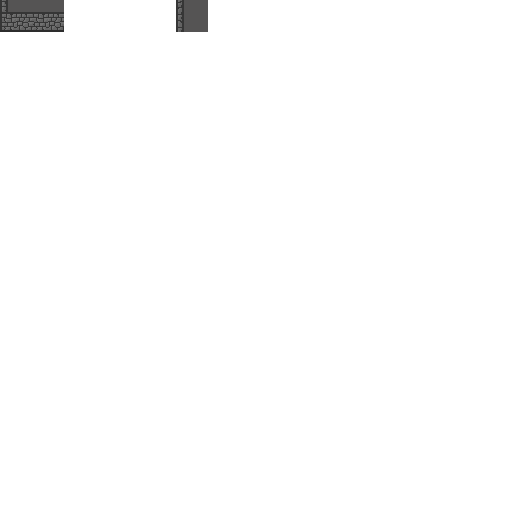
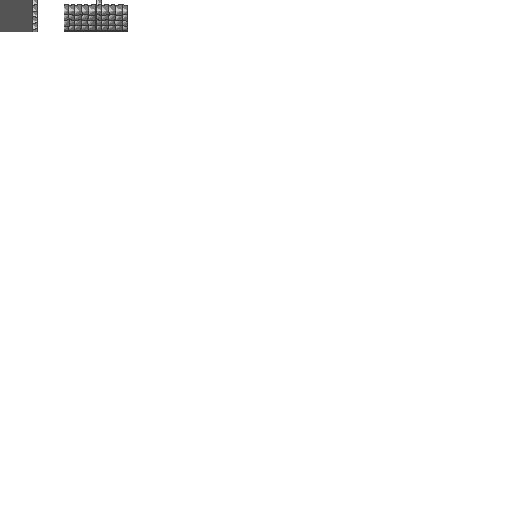
Layers edited between the first and the second (512, 512) image:
removed layer "wall-side-1" from group "Wall" over (176, 0, 208, 32)
renamed "wall-corner-1" to "wall-top-empty", moved it above "wall-side-2", painted on it over (0, 0, 32, 32)
renamed "wall-middle-1" to "wall-side-2", painted on it over (32, 0, 64, 32)
added layer "wall-middle-2" in group "Wall" over (64, 4, 96, 32)
added layer "wall-corner-2" in group "Wall" over (96, 0, 128, 32)
removed layer "Background" over (0, 0, 208, 32)
